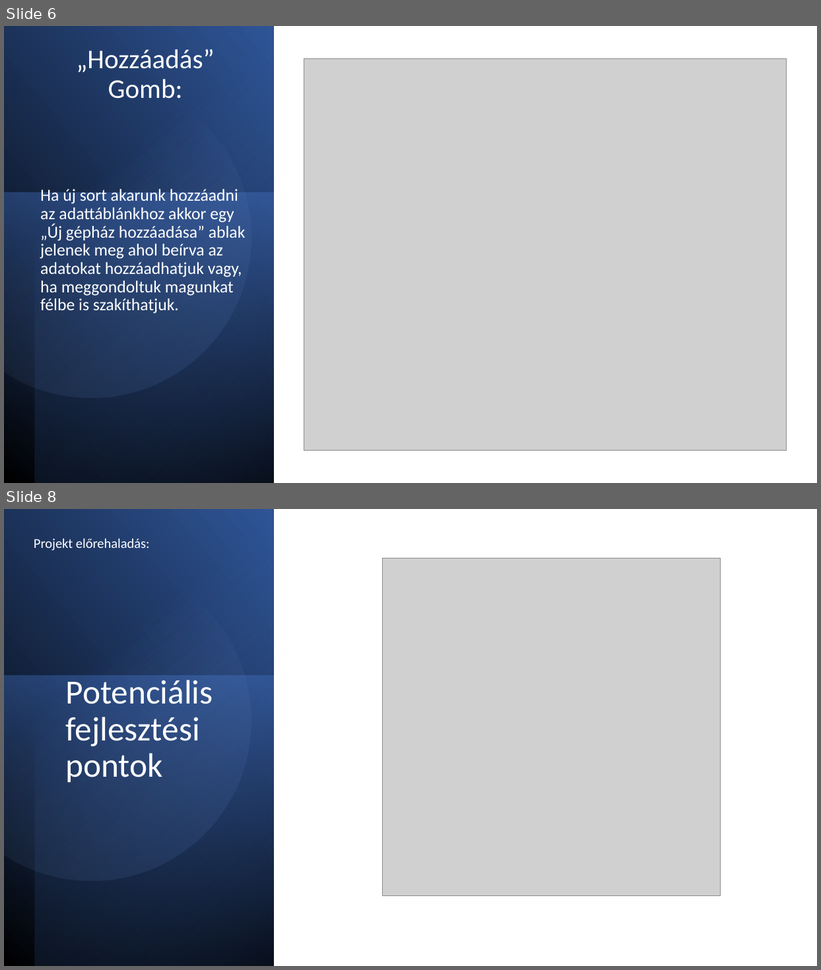
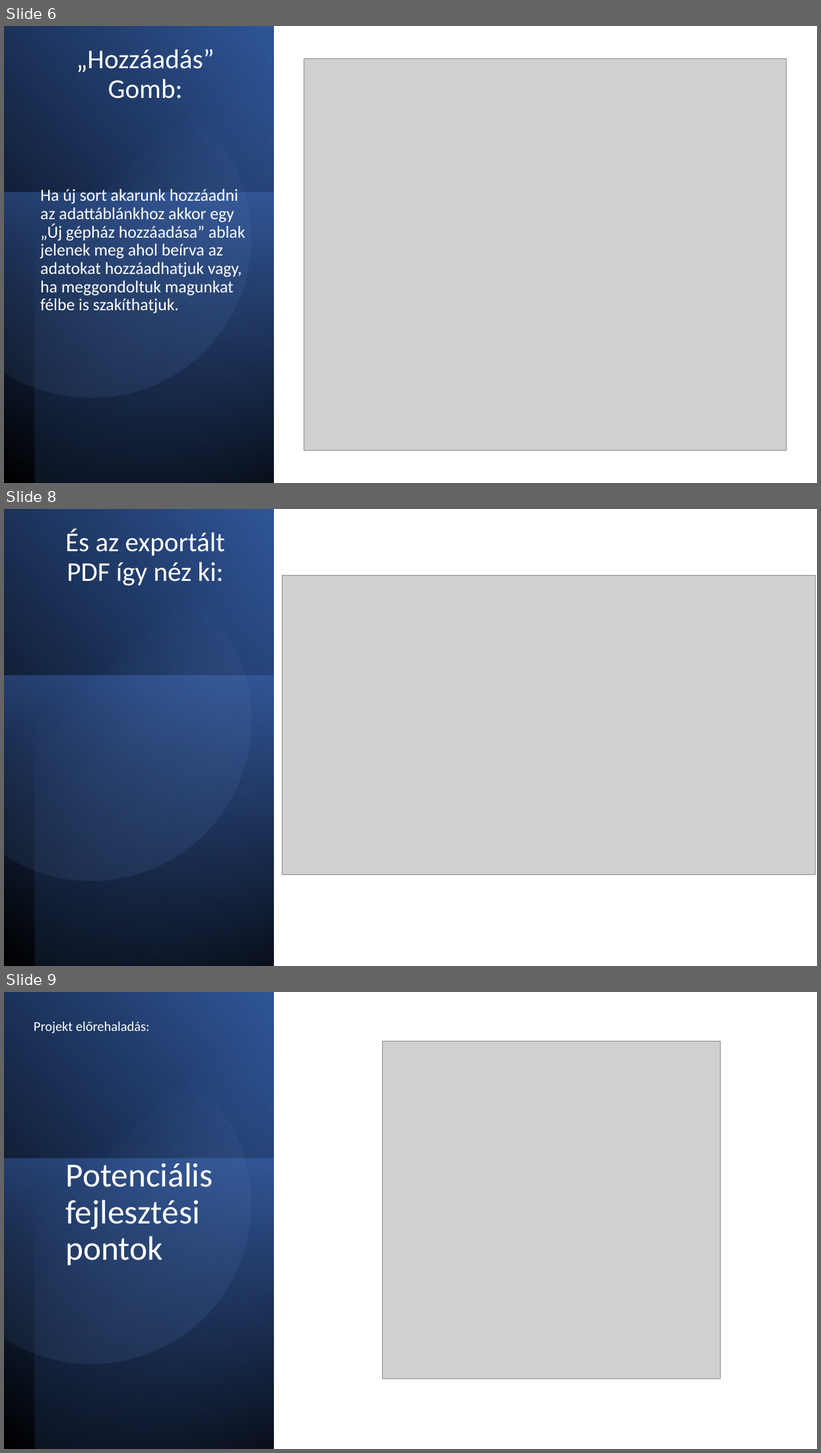
Before and after one commit to bala1228/Szoftver-Projekt, a slide deck: SFM_Projekt_Áttekintés_2.pptx. Shown one above the other, each under a label of ours: slides 6 and 8 before the commit, slides 6, 8 and 9 after it; the slides between them are not shown. The pictures are 821x970 and 821x1453 pixels, drawn with LibreOffice and Linux fonts; fonts in the diff are those of the drawing; grey boxes stand for pictures. Boxes give left, top, right and bottom in pixels: in the first picture for what was removed or moved away, otherwise in the second. Text is boxed around its words. In the diff, an @@ line names an element or a change of style, - is before the commit and + after.

```diff
--- a/SFM_Projekt_Áttekintés_2.pptx
+++ b/SFM_Projekt_Áttekintés_2.pptx
@@ slide 8 added at <box>4,509,817,966</box>, background #FFFFFF @@
@@ rectangle added at <box>4,509,274,966</box>, fill gradient #000000 to #2F5597 @@
@@ rectangle added at <box>34,509,274,966</box>, fill gradient #000000 to #4472C4 @@
@@ freeform shape added at <box>4,541,281,910</box>, fill gradient #8FAADC to #2F5597 @@
@@ subtitle added at <box>65,529,225,586</box>, 32 pt, text #FFFFFF @@
+És az exportált PDF így néz ki:
@@ picture added at <box>282,576,815,875</box> @@
@@ rectangle added at <box>4,676,274,966</box>, fill gradient #4472C4 to #203864 @@
@@ what was slide 8 is now slide 9 @@
```
Also in this commit, not shown: 3 slides changed, 1 slide removed.
